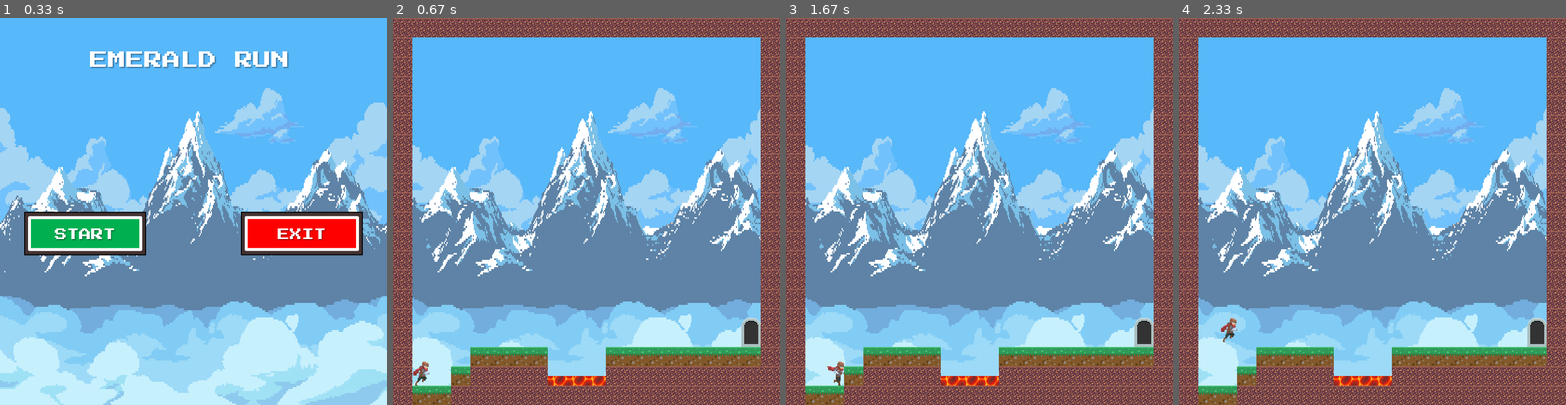
Above: before the commit, frames 1-4 (left to right).
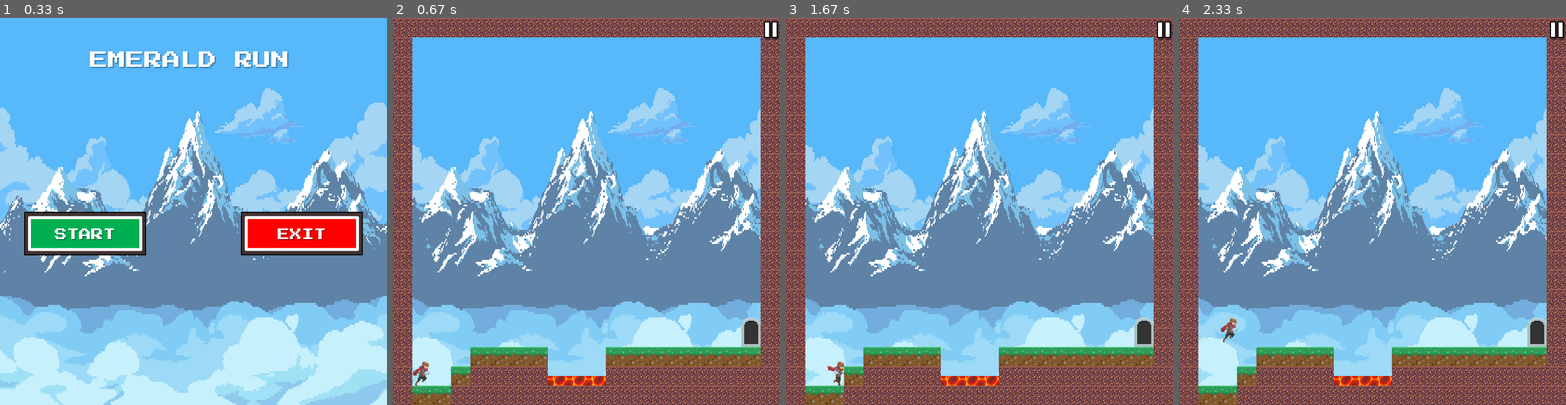
Above: after the commit, the same moments.

Repository: AndreBilley/Pygame-Platfomer
Game: pygame game, started from Nea_main.py
Two runs of this game, one before a commit and one after it. Both use one fixed random seed, a clock stepped at 60 frames per second and the inputs below.
Inputs (mouse positions are in pixels of both pictures, inside the frame that each line leads up to):
- Up to frame 1 (0.33 s): no input
- Up to frame 2 (0.67 s): click (478, 234) at 0.38 s
- Up to frame 3 (1.67 s): click (1165, 29) at 0.72 s; click (871, 234) at 1.22 s; hold Right from 1.5 s (still down)
- Up to frame 4 (2.33 s): release Right at 1.97 s; hold Up 2-2.3 s

Frame 1 is identical in both runs. In frame 2, 0.2% of the frame differs, in the area x 95-100%, y 0-6%; in frame 3, 0.2%; in frame 4, 0.2%.

Commit message:
Pause menu added + Change of level backgrounds implemented

Diff:
--- a/Globals.py
+++ b/Globals.py
@@ -6,6 +6,7 @@
 tile_size = 40
 game_cond = 0
 start_screen = True
+paused = False
 screen = pygame.display.set_mode((screen_width, screen_height))
 enemy_group = pygame.sprite.Group()
 lava_group = pygame.sprite.Group()
--- a/Nea_main.py
+++ b/Nea_main.py
@@ -16,13 +16,20 @@
 fps = 60
 
 # Load images
-bg_img = pygame.image.load('Nea_game_files/Map/glacial_mountains.png')
-bg_img = pygame.transform.scale(bg_img, (800,800))
+mountains_img = pygame.image.load('Nea_game_files/Map/mountains.png')
+mountains_img = pygame.transform.scale(mountains_img, (screen_width, screen_height))
+greenforest_img = pygame.image.load('Nea_game_files/Map/greenforest.png')
+greenforest_img = pygame.transform.scale(greenforest_img, (screen_width, screen_height))
 restart_img = pygame.image.load('Nea_game_files/Buttons/Restart_BTN.png')
 restart_img = pygame.transform.scale(restart_img, (168,60.7))
 start_img = pygame.image.load('Nea_game_files/Buttons/Start_BTN.png')
 exit_img = pygame.image.load('Nea_game_files/Buttons/Exit_BTN.png')
 title_img = pygame.image.load('Nea_game_files/Map/Title_IMG.png')
+paused_img = pygame.image.load('Nea_game_files/Map/Paused_Text.png')
+resume_img = pygame.image.load('Nea_game_files/Buttons/Resume_BTN.png')
+pause_img = pygame.image.load('Nea_game_files/Buttons/Pause_BTN.png')
+pause_img = pygame.transform.scale(pause_img, (36,42.5))
+bg_img = mountains_img
 
 # Load level from file
 if path.exists(f'level{level}_data'):
@@ -38,8 +45,10 @@
 restart_button = Button(screen_width/2 - 50, screen_height/2 + 100, restart_img)
 start_button = Button(screen_width/2 - 350, screen_height/2, start_img)
 exit_button = Button(screen_width/2 + 98, screen_height/2, exit_img)
+resume_button = Button(screen_width/2 - 350, screen_height/2, resume_img)
+pause_button = Button(screen_width - 35, 5, pause_img)
 
-#Level reset function
+# Level reset function
 def reset_level(level, world):
     player.reset(40, screen_height - 120, world)
     enemy_group.empty()
@@ -50,33 +59,63 @@
         world_data = pickle.load(pickle_in)
         world = World(world_data)
         return world
-    # else:
-    #     print(f"Error: Level{level}_data file not found")
-    #     return None
+
+# Start screen
+def main_menu():
+    global start_screen
+    global run
+    screen.blit(title_img, (screen_width/2-261.5,20))
+    if start_button.draw():
+        start_screen = False
+    if exit_button.draw():
+        run = False
+
+# Pause menu
+def pause_menu():
+    global game_cond
+    global paused
+    global run
+    paused = True
+    screen.blit(paused_img, (screen_width/2-261.5,20))
+    if resume_button.draw():
+        game_cond = 0
+        paused = False
+    if exit_button.draw():
+        run = False
 
 
-# Run funtions
+
+
+# Run functions
 run = True
 while run:
 
     clock.tick(fps)
 
+    if level > 1:
+        bg_img = greenforest_img
+
     screen.blit(bg_img, (0,0))
 
+    # Start screen functionality
     if start_screen:
-        screen.blit(title_img, (screen_width/2-261.5,20))
-        if start_button.draw():
-            start_screen = False
-        if exit_button.draw():
-            run = False
+        main_menu()
+
     else:
         world.draw()
         # Game is running
         if game_cond == 0:
             enemy_group.update()
 
+        # Pause menu functionality
+        if paused:
+            pause_menu()
+        if pause_button.draw():
+            paused = True
+            game_cond = 2
+
         # If player has died
-        elif game_cond < 0 and restart_button.draw():
+        if game_cond < 0 and restart_button.draw():
             world_data = []
             world = reset_level(level, world)
             game_cond = 0
@@ -102,6 +141,7 @@
         enemy_group.draw(screen)
         lava_group.draw(screen)
         exit_group.draw(screen)
+        pause_button.draw()
         game_cond = player.update(game_cond, world)
 
 
--- a/Pygame Level Editor.py
+++ b/Pygame Level Editor.py
@@ -22,7 +22,7 @@
 #load images
 # sun_img = pygame.image.load('img/sun.png')
 # sun_img = pygame.transform.scale(sun_img, (tile_size, tile_size))
-bg_img = pygame.image.load('Nea_game_files/Map/glacial_mountains.png')
+bg_img = pygame.image.load('Nea_game_files/Map/mountains.png')
 bg_img = pygame.transform.scale(bg_img, (screen_width, screen_height - margin))
 gravel_img = pygame.image.load('Nea_game_files/Map/gravel.png')
 grass_img = pygame.image.load('Nea_game_files/Map/grass.png')
@@ -36,6 +36,7 @@
 save_img = pygame.transform.scale(save_img, (168,60.7))
 load_img = pygame.image.load('Nea_game_files/Buttons/Load_BTN.png')
 load_img = pygame.transform.scale(load_img, (168,60.7))
+emerald_forest_sign = pygame.image.load('Nea_game_files/Map/EmeraldForest_sign.png')
 
 
 #define game variables
@@ -100,14 +101,19 @@
 					img = pygame.transform.scale(exit_img, (tile_size, int(tile_size * 1.5)))
 					screen.blit(img, (col * tile_size, row * tile_size - (tile_size // 2)))
 				if world_data[row][col] == 6:
+					#sign
+					img = pygame.transform.scale(emerald_forest_sign, (tile_size * 1.5, tile_size * 1.5))
+					screen.blit(img, (col * tile_size, row * tile_size - 20))
+
+				if world_data[row][col] == 7:
 					#coin
 					img = pygame.transform.scale(emerald_img, (tile_size // 2, tile_size // 2))
 					screen.blit(img, (col * tile_size + (tile_size // 4), row * tile_size + (tile_size // 4)))
-				if world_data[row][col] == 7:
+				if world_data[row][col] == 8:
 					#horizontally moving platform
 					img = pygame.transform.scale(platform_x_img, (tile_size, tile_size // 2))
 					screen.blit(img, (col * tile_size, row * tile_size))
-				if world_data[row][col] == 8:
+				if world_data[row][col] == 9:
 					#vertically moving platform
 					img = pygame.transform.scale(platform_y_img, (tile_size, tile_size // 2))
 					screen.blit(img, (col * tile_size, row * tile_size))
--- a/World_Class.py
+++ b/World_Class.py
@@ -8,6 +8,7 @@
 
         grass_img = pygame.image.load('Nea_game_files/Map/grass.png')
         gravel_img = pygame.image.load('Nea_game_files/Map/gravel.png')
+        emerald_forest_sign = pygame.image.load('Nea_game_files/Map/EmeraldForest_sign.png')
 
         row_count = 0
         for row in data: # Each individual row
@@ -40,6 +41,15 @@
                 if tile == 5:
                     exit = Exit(col_count * tile_size, row_count * tile_size - (tile_size/2))
                     exit_group.add(exit)
+
+                if tile == 6:
+                    img = pygame.transform.scale(emerald_forest_sign, (tile_size*1.5,tile_size*1.5))
+                    img_rect = img.get_rect()
+                    img_rect.x = col_count * tile_size
+                    img_rect.y = row_count * tile_size - 20
+                    tile = (img, img_rect)
+                    self.tile_list.append(tile)
+
                 col_count += 1
             row_count += 1
 
--- a/testing.py
+++ b/testing.py
@@ -9,7 +9,7 @@
 pygame.display.set_caption('Platformer')
 
 # Load images
-bg_img = pygame.image.load('Nea_game_files/NightForest.png')
+bg_img = pygame.image.load('Nea_game_files/Map/greenforest.png')
 bg_img = pygame.transform.scale(bg_img, (800,800))
 
 run = True
@@ -24,42 +24,3 @@
     pygame.display.update()
 
 pygame.quit()
-
-
-
-class World():
-	def __init__(self, data):
-		self.tile_list = []
-		image_list = [pygame.image.load('img/dirt.png'), pygame.image.load('img/grass.png')]
-
-		row_count = 0
-		for row in data:
-			col_count = 0
-			for tile in row:
-				if tile == 1 or tile == 2:
-					img = pygame.transform.scale(image_list[tile - 1], (tile_size, tile_size))
-					img_rect = img.get_rect()
-					img_rect.x = col_count * tile_size
-					img_rect.y = row_count * tile_size
-					tile = (img, img_rect)
-					self.tile_list.append(tile)
-				if tile == 3:
-					blob = Enemy(col_count * tile_size, row_count * tile_size + 15)
-					blob_group.add(blob)
-				if tile == 4:
-					platform = Platform(col_count * tile_size, row_count * tile_size, 1, 0)
-					platform_group.add(platform)
-				if tile == 5:
-					platform = Platform(col_count * tile_size, row_count * tile_size, 0, 1)
-					platform_group.add(platform)
-				if tile == 6:
-					lava = Lava(col_count * tile_size, row_count * tile_size + (tile_size // 2))
-					lava_group.add(lava)
-				if tile == 7:
-					coin = Coin(col_count * tile_size + (tile_size // 2), row_count * tile_size + (tile_size // 2))
-					coin_group.add(coin)
-				if tile == 8:
-					exit = Exit(col_count * tile_size, row_count * tile_size - (tile_size // 2))
-					exit_group.add(exit)
-				col_count += 1
-			row_count += 1
Binary file added: Nea_game_files/Buttons/Pause_BTN.png
Binary file added: Nea_game_files/Buttons/Resume_BTN.png
Binary file added: Nea_game_files/Map/EmeraldForest_sign.png
Binary file added: Nea_game_files/Map/Paused_Text.png
Renamed: Nea_game_files/Map/game_background_1.png -> Nea_game_files/Map/greenforest.png
Renamed: Nea_game_files/Map/glacial_mountains.png -> Nea_game_files/Map/mountains.png
Not shown, changed: Nea_game_files/Buttons/Buttons.pptx
